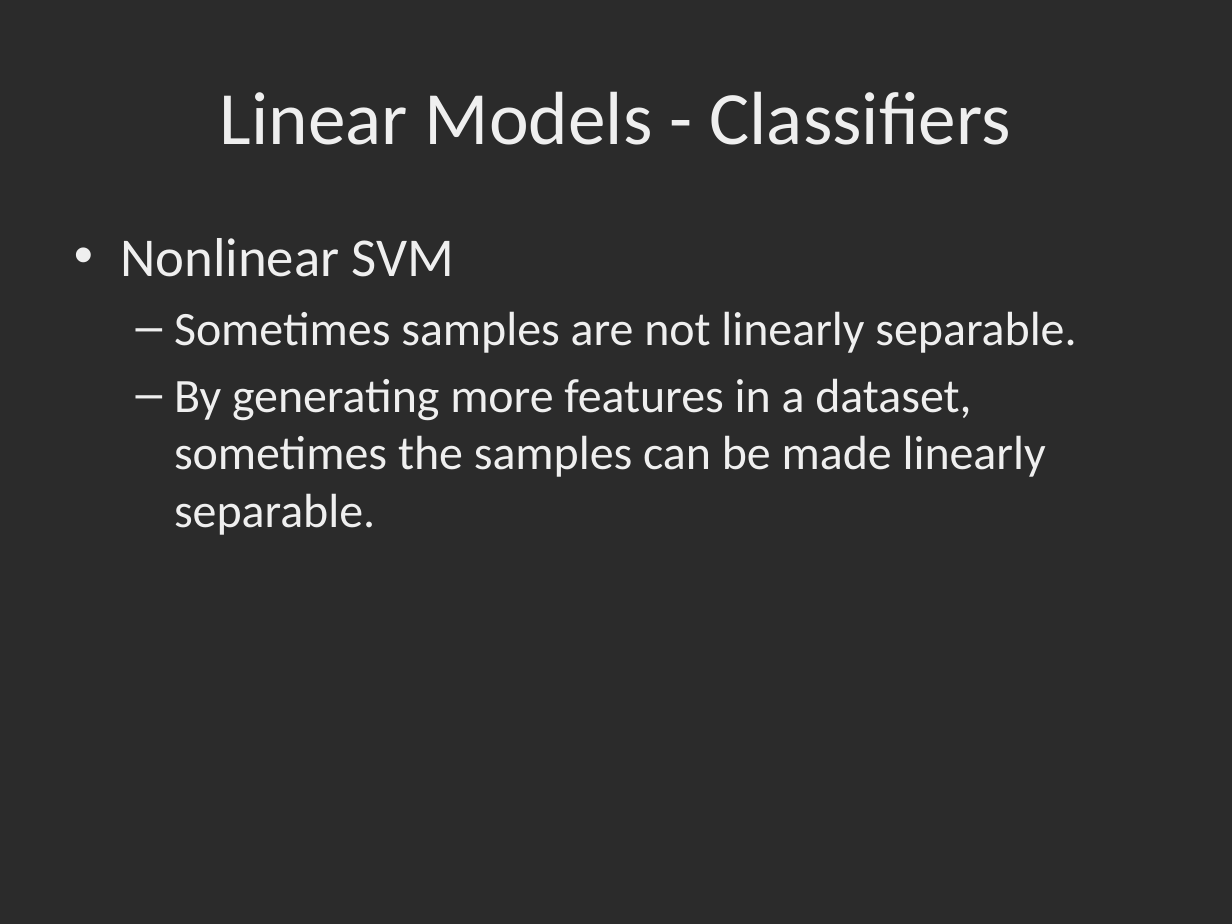
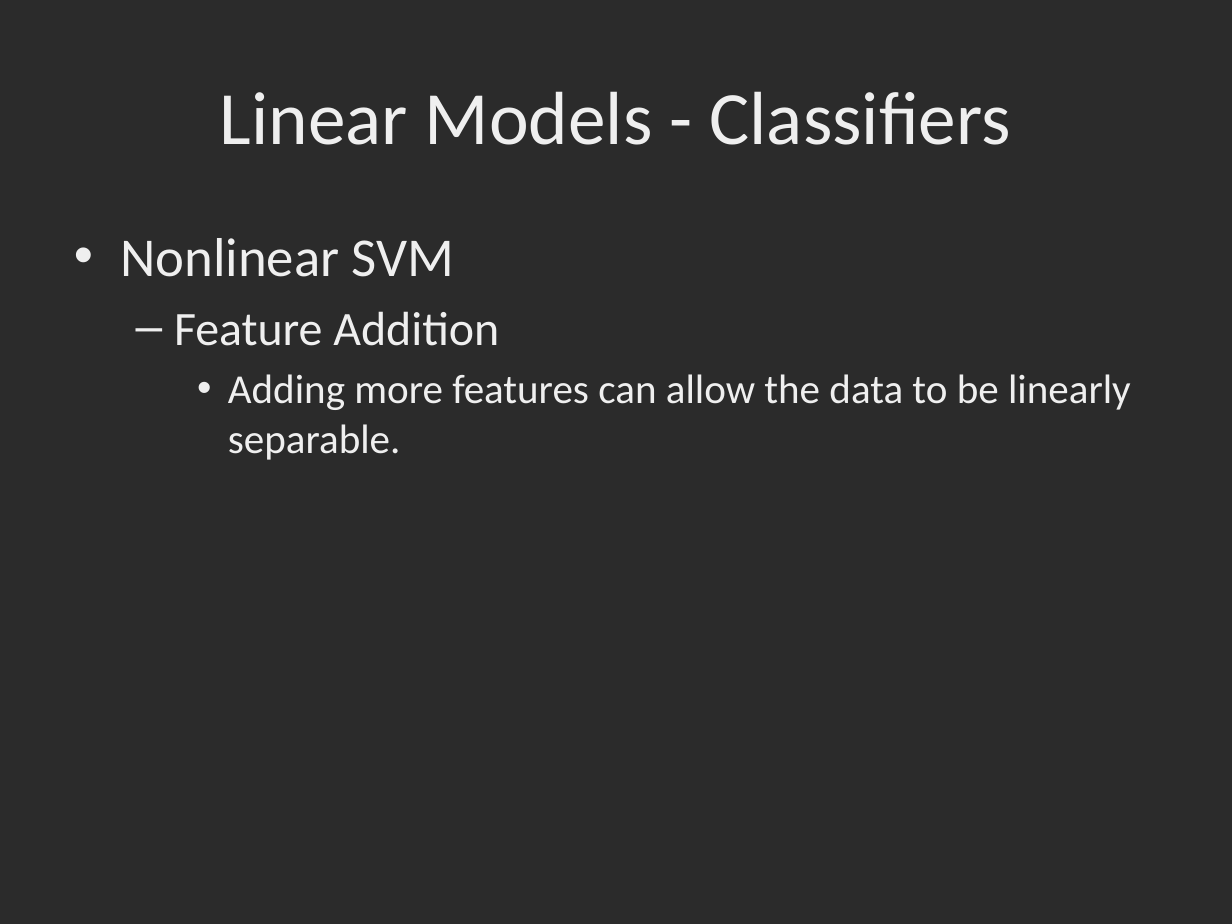
Before and after one commit to dbowmans46/PracticalProgramming, a slide deck: slide 81 of Session 7 - Python/Instructional Material/Session 7 - Python Brief Intro to Machine Learning with Scikit Learn.pptx (slide 74 before the commit). Drawn at 1232x924 pixels with LibreOffice and Linux fonts; fonts in the diff are those of the drawing; background and template pictures are left out; a plain dark background stands for a picture behind light text. Boxes give left, top, right and bottom in pixels: in the first picture for what was removed or moved away, otherwise in the second. Text is boxed around its words. In the diff, an @@ line names an element or a change of style, - is before the commit and + after.

Commit message:
Updated linear SVM slides, added nonlinear SVM slides, updated SVM code, added RBF SVM kernel example.

```diff
--- a/Session 7 - Python/Instructional Material/Session 7 - Python Brief Intro to Machine Learning with Scikit Learn.pptx
+++ b/Session 7 - Python/Instructional Material/Session 7 - Python Brief Intro to Machine Learning with Scikit Learn.pptx
@@ text at (x1=174, y1=311, x2=1131, y2=460): text changed; size 28 to 24 pt @@
-  – Sometimes samples are not linearly separable.
-  – By generating more features in a dataset, sometimes the samples can be made linearly separable.
+  – Feature Addition
+    • Adding more features can allow the data to be linearly separable.
```
Also in this commit, not shown: 7 other slides changed, 16 slides added, 1 other file.
